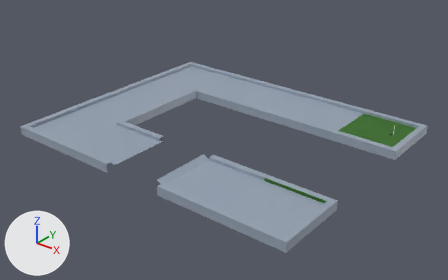
The Blender file minigolf/minigolf_hole2.blend: old version first, new version second.
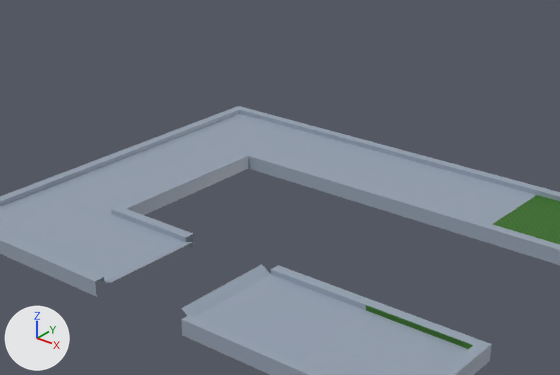
Old and new are each drawn whole from a camera (50 mm lens) standing at (9.57, -11.51, 8.69) and looking at (-1.65, 2.52, -0.01) and again close up on the part from 11% to 84% of the width and 0% to 78% of the height. Lighting does not change. The marker at lower left points along +X, +Y and +Z.

Names of what the first close-up shows: 'Hole'.
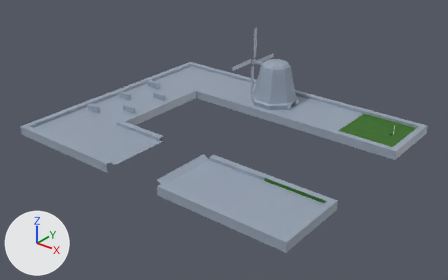
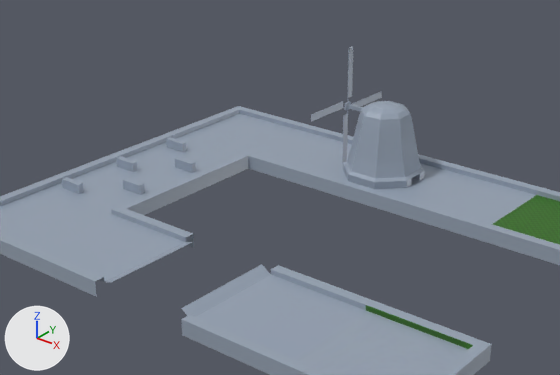
Commit message: Added barriers and windmill objects to model for minigolf hole n°2 (WIP)

The edits, one by one:
Mesh me_hole_002 is new.
It has 182 vertices, 163 faces and spans x -3.08..-1.28, y 4.75..7.26, z 0.11..2.65.
It uses material mat_borders (picture img_border_texture_png).
Mesh me_hole_001 is new.
It has 100 vertices, 90 faces and spans x -6.78..-5.28, y 1.26..4.38, z 0.1..0.3.
It uses material mat_borders (picture img_border_texture_png).
Object 'Windmill' (ob_windmill) is new; it shows me_hole_002.
Its location is (0.0, 0.0, 0.0).
Object 'Barriers' (ob_barriers) is new; it shows me_hole_001.
Its location is (0.0, 0.0, 0.0).

Changed parts and their boxes [x1, y1, x2, y2] in the close-ups (560 x 375 px):
'Windmill', added
    after: [311, 46, 425, 189]
'Barriers', added (blue)
    after: [62, 137, 196, 195]
